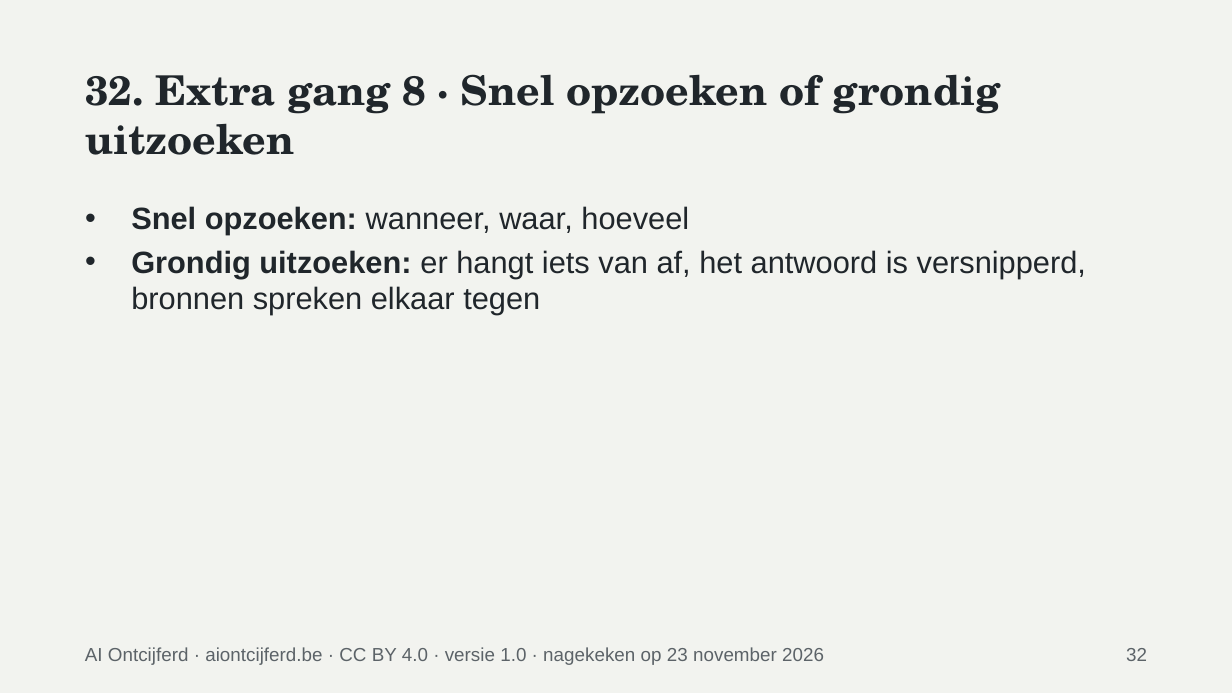
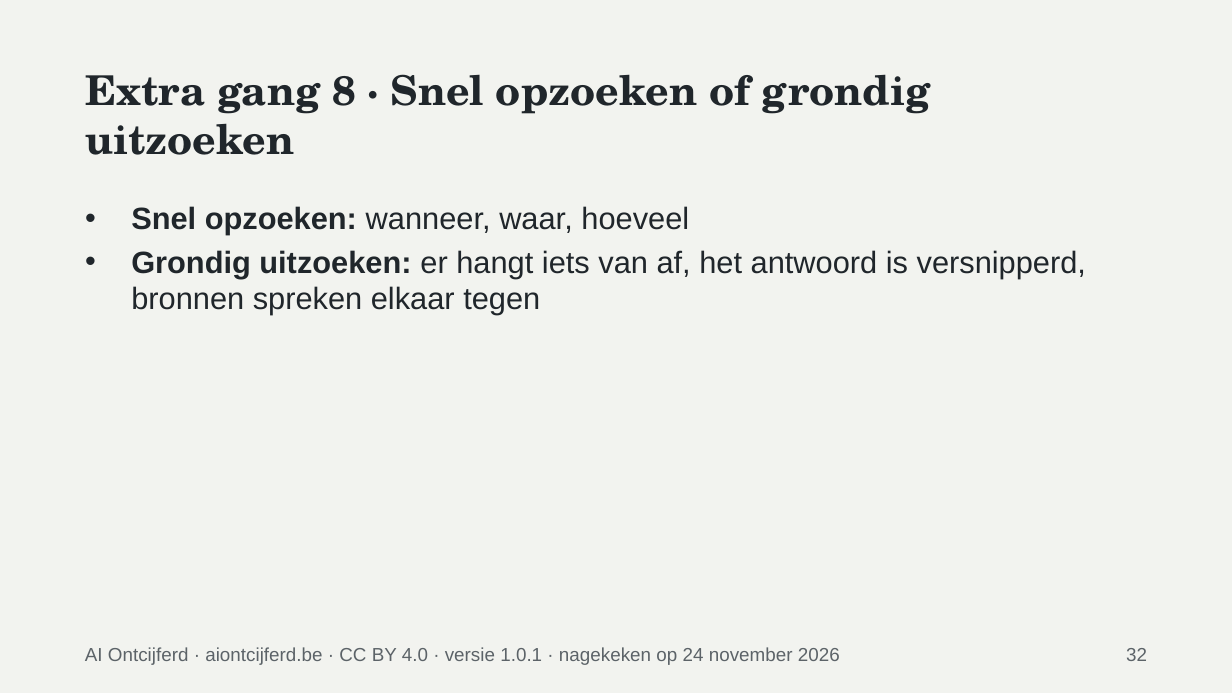
Before and after one commit to nftaurelius/ai-ontcijferd-open, a slide deck: slide 32 of content/materiaal/ai-proeverij/bestanden/02-presentatie/AO-01-presentatie.pptx. Drawn at 1232x693 pixels with LibreOffice and Linux fonts; fonts in the diff are those of the drawing. Boxes give left, top, right and bottom in pixels: in the first picture for what was removed or moved away, otherwise in the second. Text is boxed around its words. In the diff, an @@ line names an element or a change of style, - is before the commit and + after.

```diff
--- a/content/materiaal/ai-proeverij/bestanden/02-presentatie/AO-01-presentatie.pptx
+++ b/content/materiaal/ai-proeverij/bestanden/02-presentatie/AO-01-presentatie.pptx
@@ title at <box>85,74,931,155</box>: text changed @@
-32. Extra gang 8 · Snel opzoeken of grondig uitzoeken
+Extra gang 8 · Snel opzoeken of grondig uitzoeken
@@ text at <box>85,647,840,665</box>: text changed @@
-AI Ontcijferd · aiontcijferd.be · CC BY 4.0 · versie 1.0 · nagekeken op 23 november 2026
+AI Ontcijferd · aiontcijferd.be · CC BY 4.0 · versie 1.0.1 · nagekeken op 24 november 2026
```
Also in this commit, not shown: 33 other slides changed, 12 other files.
